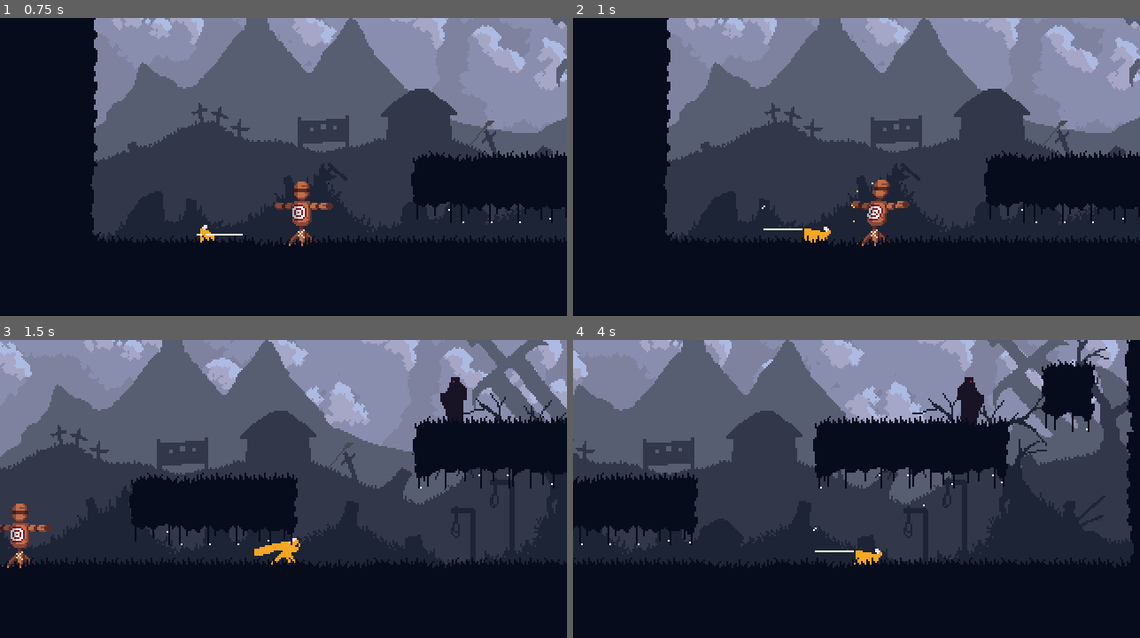
Above: before the commit, frames 1-4 (two rows, left to right).
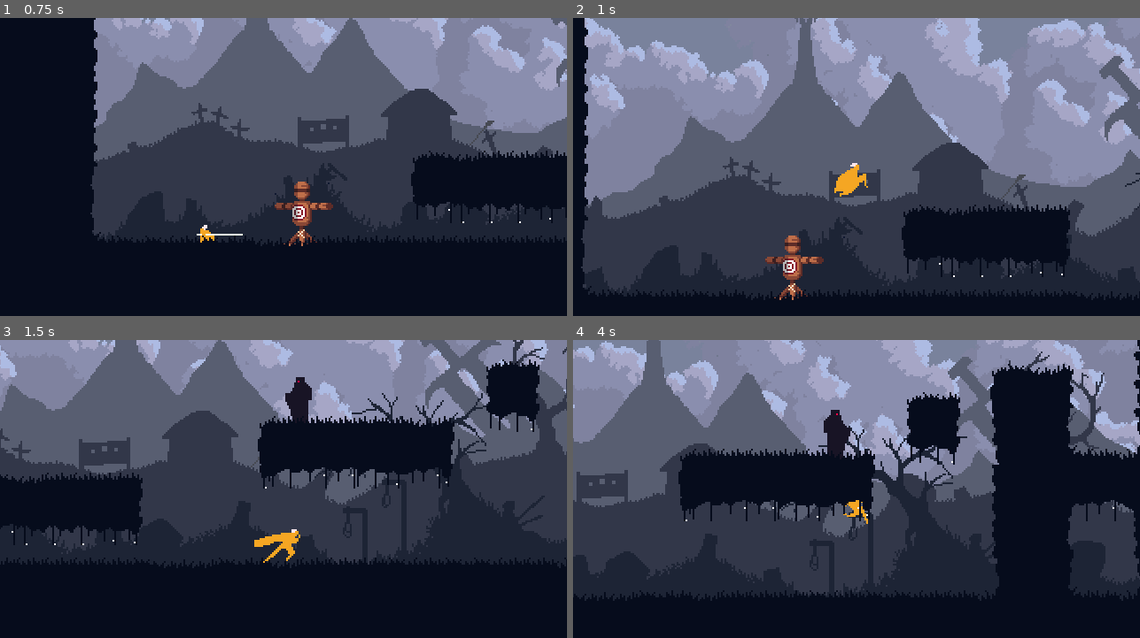
Above: after the commit, the same moments.

Repository: petrik33/bsu-action-platformer
Game: Godot game, scene res://scene/game.tscn
Two runs of this game, one before a commit and one after it. Both use one fixed random seed, a clock stepped at 60 frames per second and the inputs below.
Inputs (mouse positions are in pixels of both pictures, inside the frame that each line leads up to):
- Up to frame 1 (0.75 s): move the mouse to (408, 161) at 0.52 s; hold D (right) from 0.53 s (still down); click (408, 161) at 0.6 s
- Up to frame 2 (1 s): keep holding D (right); tap Space (jump) at 0.77 s
- Up to frame 3 (1.5 s): keep holding D (right); move the mouse to (170, 515) at 1.27 s; tap Shift (roll) at 1.35 s
- Up to frame 4 (4 s): tap Space (jump) at 1.52, 3.02, 3.77 s; move the mouse to (913, 429) at 2.02 s; release D (right) at 2.03 s; hold A (left) 2.03-2.78 s; tap C (sprint) at 2.1 s; move the mouse to (828, 563) at 2.77 s; hold D (right) from 2.78 s (still down); tap Z (walk) at 2.85 s; move the mouse to (1026, 545) at 3.52 s; click (1026, 545) at 3.6 s

Frame 1 is identical in both runs. In frame 2, 64% of the frame differs, in the area x 1-100%, y 0-95%; in frame 3, 38%; in frame 4, 54%.
Error before the commit: Parse Error: The function signature doesn't match the parent. Parent signature is "process(float) -> void". (res://script/character/states/action.gd:4)

Commit message:
fix action state

Diff:
--- a/script/character/states/action.gd
+++ b/script/character/states/action.gd
@@ -1,9 +1,8 @@
 extends GameCharacterStateBase
 
 
-func process(_delta: float) -> StringName:
+func process(_delta: float):
 	game_character.face_movement()
-	return &""
 
 
 func update(_delta: float) -> StringName:
